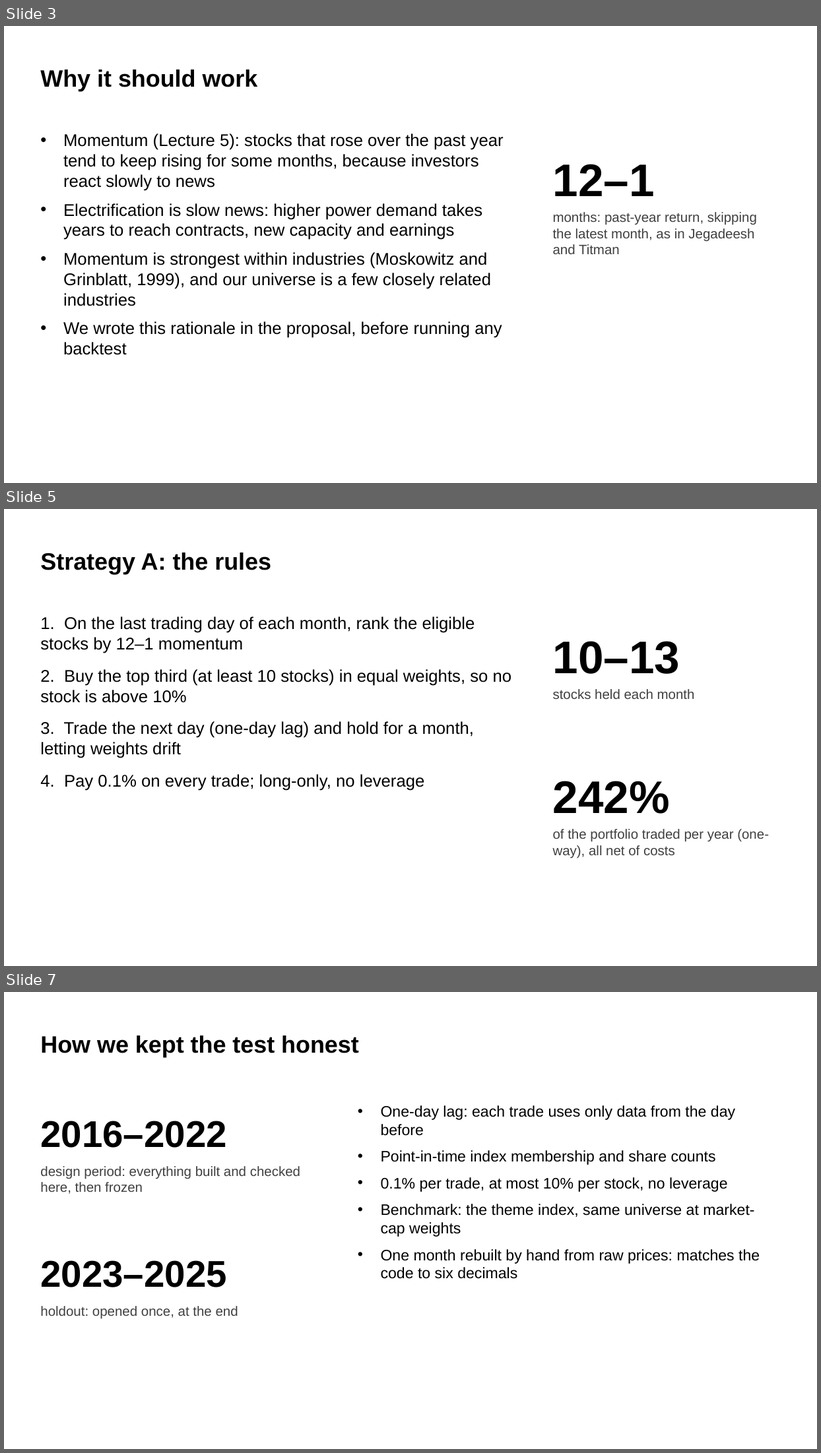
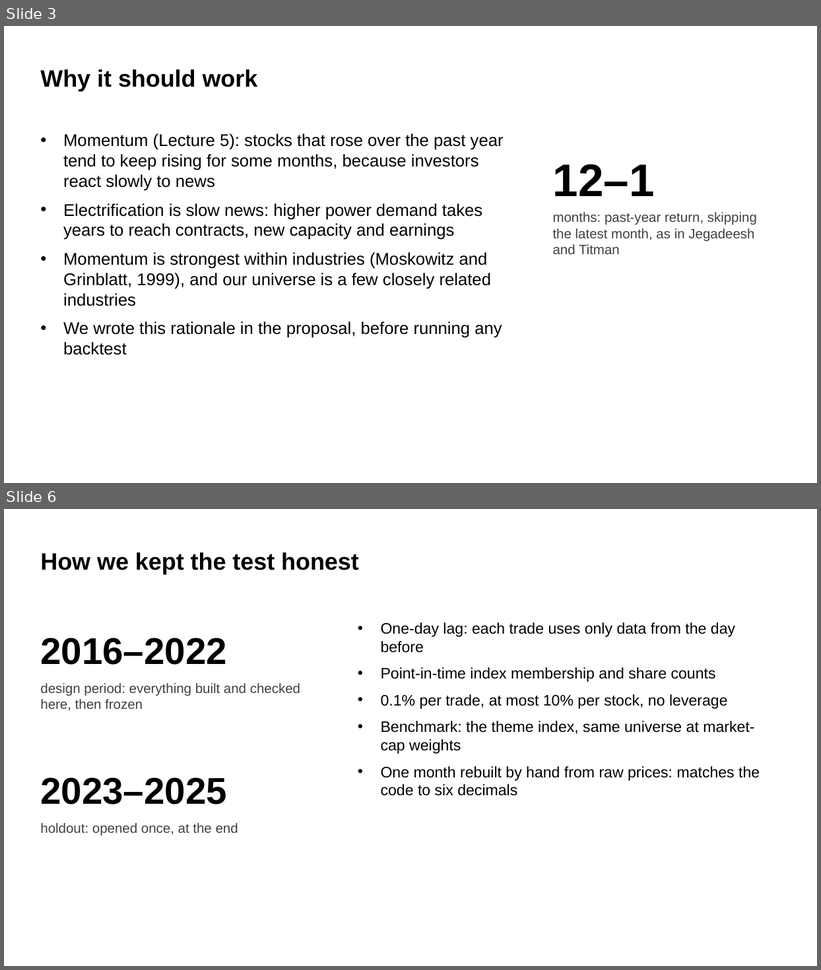
Before and after one commit to mateopreve-dev/quant-finance-project, a slide deck: fund_project/FundProject_Slides.pptx. Shown one above the other, each under a label of ours: slides 3, 5 and 7 before the commit, slides 3 and 6 after it; the slides between them are not shown. The pictures are 821x1453 and 821x970 pixels, drawn with LibreOffice and Linux fonts; fonts in the diff are those of the drawing. Boxes give left, top, right and bottom in pixels: in the first picture for what was removed or moved away, otherwise in the second. Text is boxed around its words. In the diff, an @@ line names an element or a change of style, - is before the commit and + after.

```diff
--- a/fund_project/FundProject_Slides.pptx
+++ b/fund_project/FundProject_Slides.pptx
@@ slide 5 removed at [4,509,817,966], background #FFFFFF @@
@@ title removed at [40,553,271,574] @@
-Strategy A: the rules
@@ text removed at [40,617,512,791] @@
-1. On the last trading day of each month, rank the eligible stocks by 12–1 momentum
-2. Buy the top third (at least 10 stocks) in equal weights, so no stock is above 10%
-3. Trade the next day (one-day lag) and hold for a month, letting weights drift
-4. Pay 0.1% on every trade; long-only, no leverage
@@ text removed at [553,641,680,674] @@
-10–13
@@ text removed at [553,689,695,699] @@
-stocks held each month
@@ text removed at [553,781,670,814] @@
-242%
@@ text removed at [553,829,769,859] @@
-of the portfolio traded per year (one-way), all net of costs
@@ what was slide 7 is now slide 6 @@
```
Also in this commit, not shown: 5 slides changed, 1 slide added, 4 other files.
